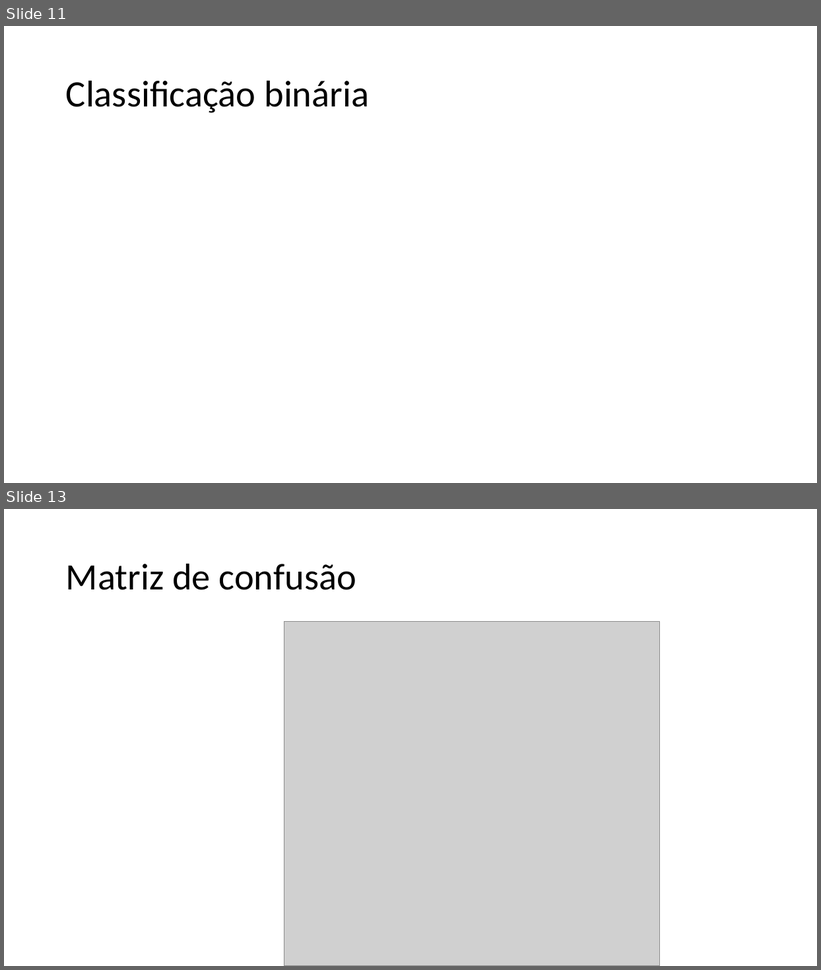
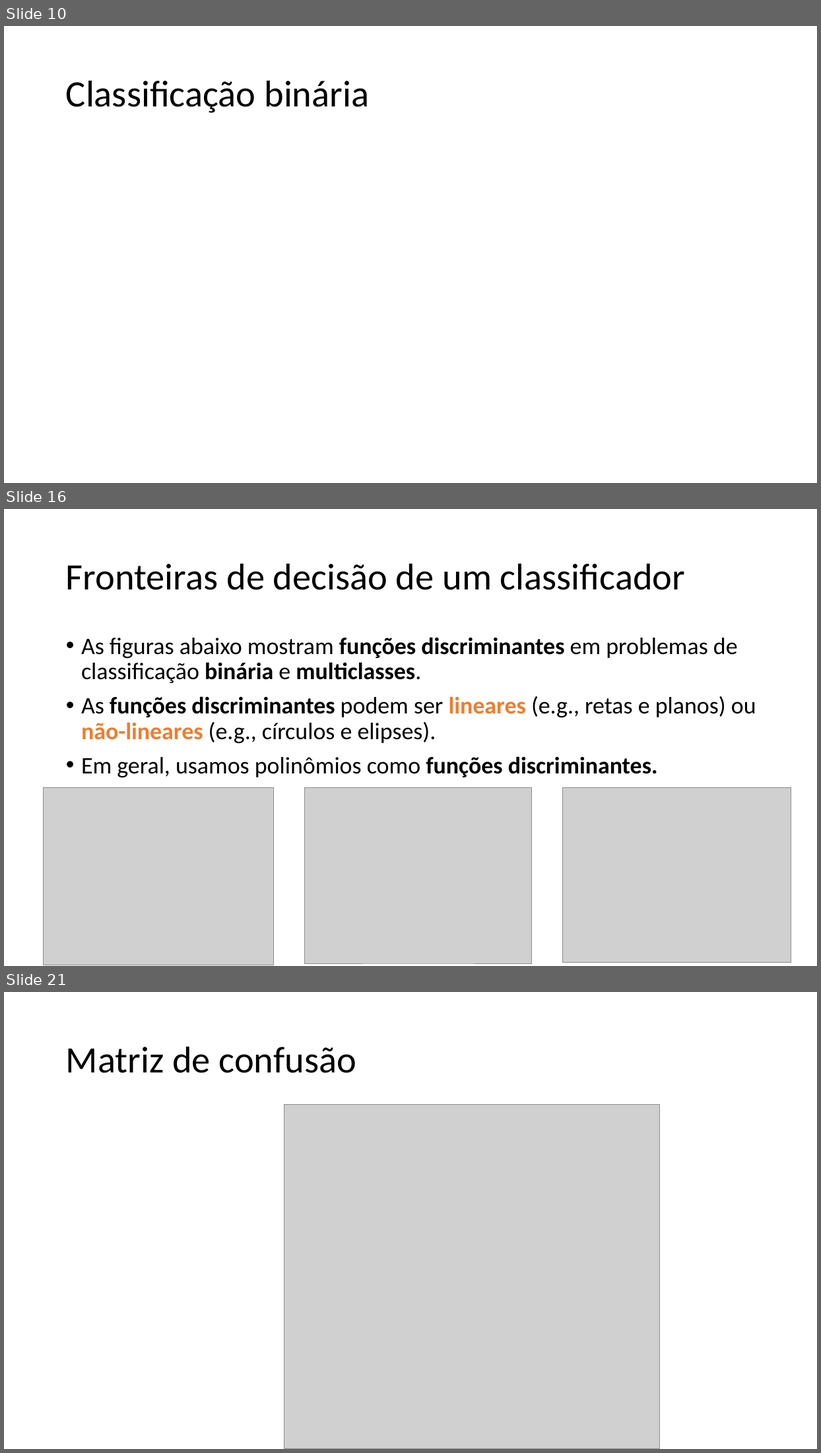
Before and after one commit to zz4fap/c24_inteligencia_artificial, a slide deck: slides/C24_Classificação.pptx. Shown one above the other, each under a label of ours: slides 11 and 13 before the commit, slides 10, 16 and 21 after it; the slides between them are not shown. The pictures are 821x970 and 821x1453 pixels, drawn with LibreOffice and Linux fonts; fonts in the diff are those of the drawing; grey boxes stand for pictures. Boxes give left, top, right and bottom in pixels: in the first picture for what was removed or moved away, otherwise in the second. Text is boxed around its words. In the diff, an @@ line names an element or a change of style, - is before the commit and + after.

Commit message:
update of slides

```diff
--- a/slides/C24_Classificação.pptx
+++ b/slides/C24_Classificação.pptx
@@ slide 16 added at [4,509,817,966], background #FFFFFF @@
@@ title added at [66,563,685,590], 44 pt, text #000000 @@
+Fronteiras de decisão de um classificador
@@ text added at [81,637,756,778], 28 pt, text #000000 @@
+• As figuras abaixo mostram funções discriminantes em problemas de classificação binária e multiclasses.
+• As funções discriminantes podem ser lineares (e.g., retas e planos) ou não-lineares (e.g., círculos e elipses).
+• Em geral, usamos polinômios como funções discriminantes.
@@ picture added at [44,788,274,966] @@
@@ picture added at [305,788,532,964] @@
@@ picture added at [563,788,791,963] @@
@@ what was slide 11 is now slide 10 @@
@@ what was slide 13 is now slide 21 @@
```
Also in this commit, not shown: 8 other slides added, 1 slide removed.
